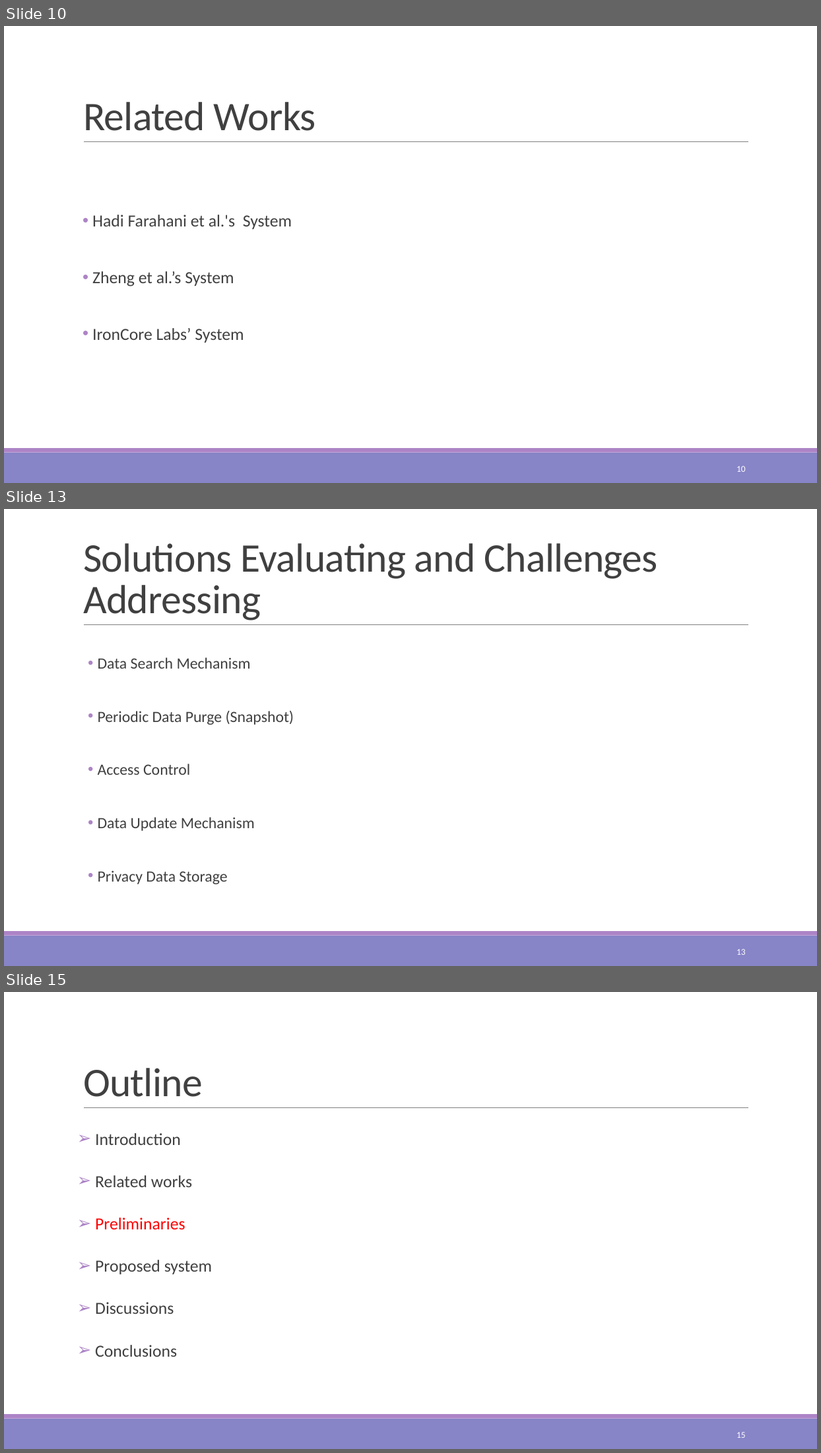
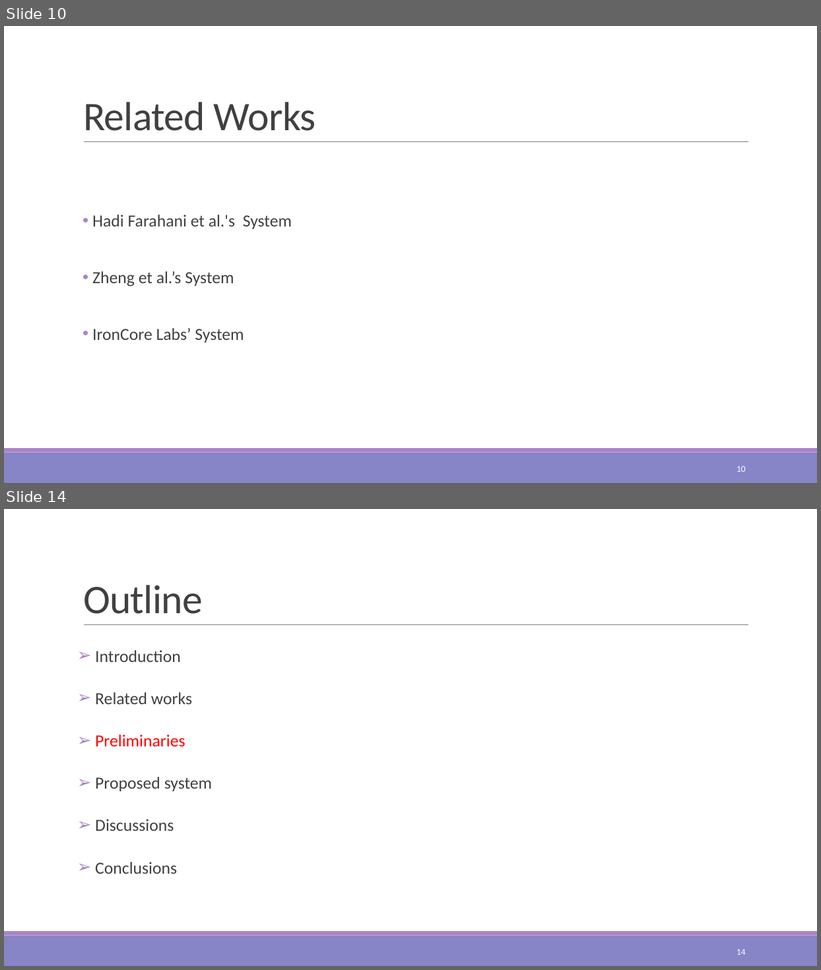
Before and after one commit to kuromasama/Paper, a slide deck: 澤洋 口試.pptx. Shown one above the other, each under a label of ours: slides 10, 13 and 15 before the commit, slides 10 and 14 after it; the slides between them are not shown. The pictures are 821x1453 and 821x970 pixels, drawn with LibreOffice and Linux fonts; fonts in the diff are those of the drawing. Boxes give left, top, right and bottom in pixels: in the first picture for what was removed or moved away, otherwise in the second. Text is boxed around its words. In the diff, an @@ line names an element or a change of style, - is before the commit and + after.

```diff
--- a/澤洋 口試.pptx
+++ b/澤洋 口試.pptx
@@ slide 13 removed at box(4, 509, 817, 966), background #FFFFFF; not listed: 3 template elements that a slide beside it also shows @@
@@ title removed at box(83, 543, 657, 621) @@
-Solutions Evaluating and Challenges Addressing
@@ text removed at box(98, 657, 294, 885) @@
-• Data Search Mechanism
-• Periodic Data Purge (Snapshot)
-• Access Control
-• Data Update Mechanism
-• Privacy Data Storage
@@ page number removed at box(737, 949, 746, 955) @@
-13
@@ what was slide 15 is now slide 14 @@
@@ page number at box(737, 949, 746, 955): text changed @@
-15
+14
```
Also in this commit, not shown: 7 slides changed.
